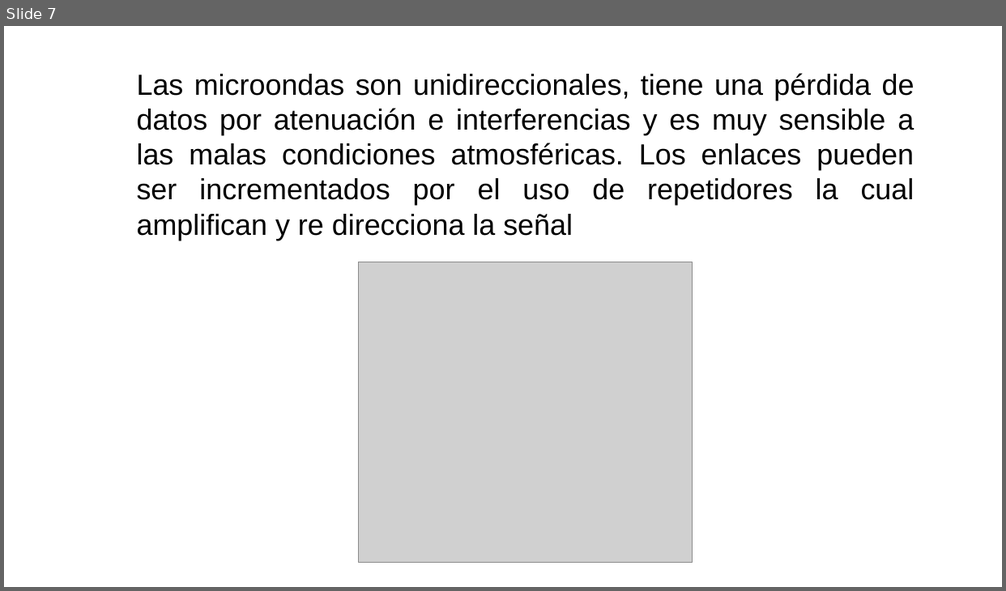
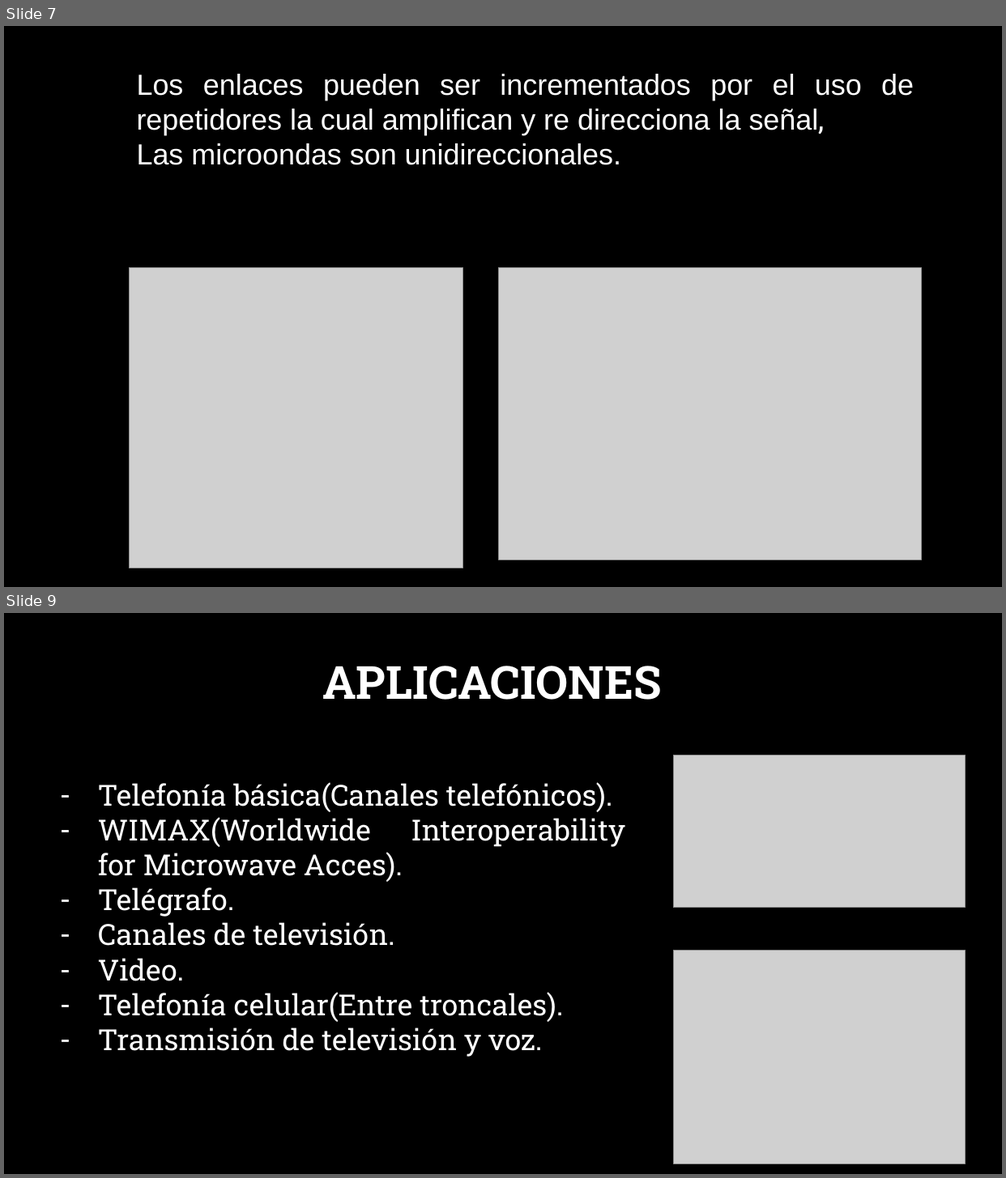
Before and after one commit to SM-ROOT/SM-ROOT, a slide deck: 9°A/Telecomunicaciones/RA_9A_U4_E2.pptx. Shown one above the other, each under a label of ours: slide 7 before the commit, slides 7 and 9 after it; the slides between them are not shown. The pictures are 1006x591 and 1006x1178 pixels, drawn with LibreOffice and Linux fonts; fonts in the diff are those of the drawing; grey boxes stand for pictures; background and template pictures are left out. Boxes give left, top, right and bottom in pixels: in the first picture for what was removed or moved away, otherwise in the second. Text is boxed around its words. In the diff, an @@ line names an element or a change of style, - is before the commit and + after.

```diff
--- a/9°A/Telecomunicaciones/RA_9A_U4_E2.pptx
+++ b/9°A/Telecomunicaciones/RA_9A_U4_E2.pptx
@@ slide 9 added at <box>4,613,1002,1174</box>, background picture (left out) @@
@@ text added at <box>322,666,661,700</box>, 44 pt, text #FFFFFF, bold @@
+APLICACIONES
@@ picture added at <box>673,756,965,908</box> @@
@@ text added at <box>98,782,625,1057</box>, 28 pt, text #FFFFFF @@
+– Telefonía básica(Canales telefónicos).
+– WIMAX(Worldwide Interoperability for Microwave Acces).
+– Telégrafo.
+– Canales de televisión.
+– Video.
+– Telefonía celular(Entre troncales).
+– Transmisión de televisión y voz.
@@ picture added at <box>673,950,965,1164</box> @@
@@ slide 7 changed as well @@
@@ background #FFFFFF to picture (left out) @@
@@ text at <box>137,74,914,165</box>: text changed; text colour #000000 to #FFFFFF @@
-Las microondas son unidireccionales, tiene una pérdida de datos por atenuación e interferencias y es muy sensible a las malas condiciones atmosféricas. Los enlaces pueden ser incrementados por el uso de repetidores la cual amplifican y re direcciona la señal
+Los enlaces pueden ser incrementados por el uso de repetidores la cual amplifican y re direcciona la señal,
+Las microondas son unidireccionales.
@@ picture: place and size @@
-picture at <box>358,263,692,563</box>
+picture at <box>129,268,463,568</box>
@@ picture added at <box>499,268,922,560</box> @@
```
Also in this commit, not shown: 5 other slides changed, 7 other slides added, 12 slides removed, 1 other file.
